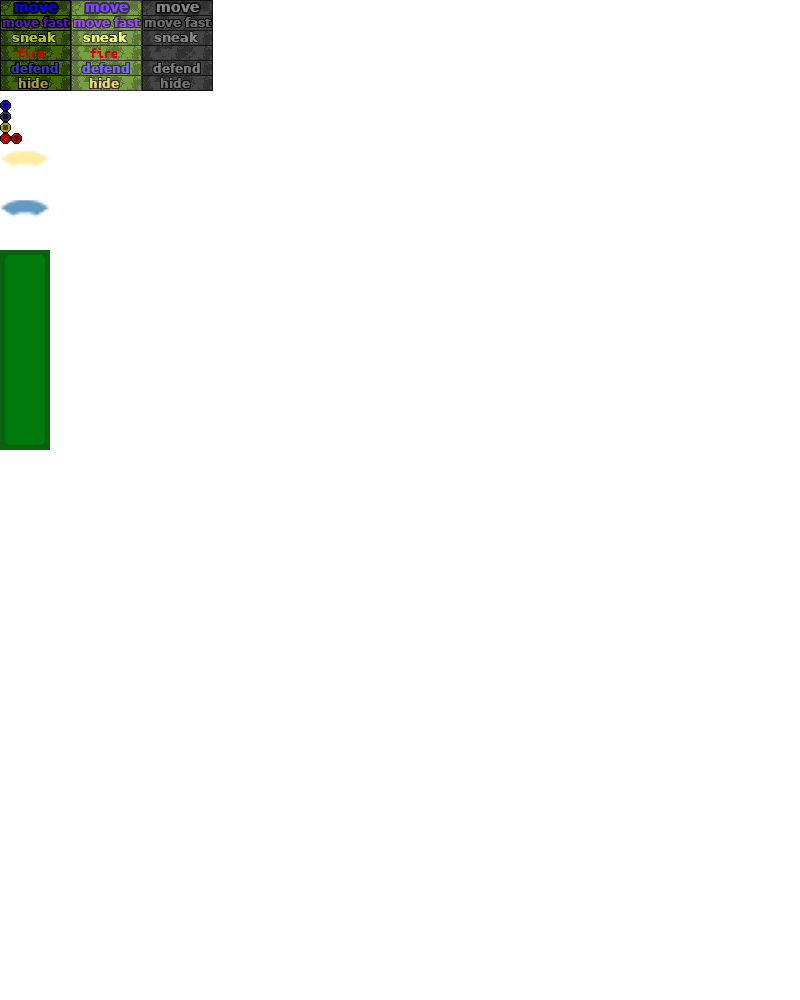
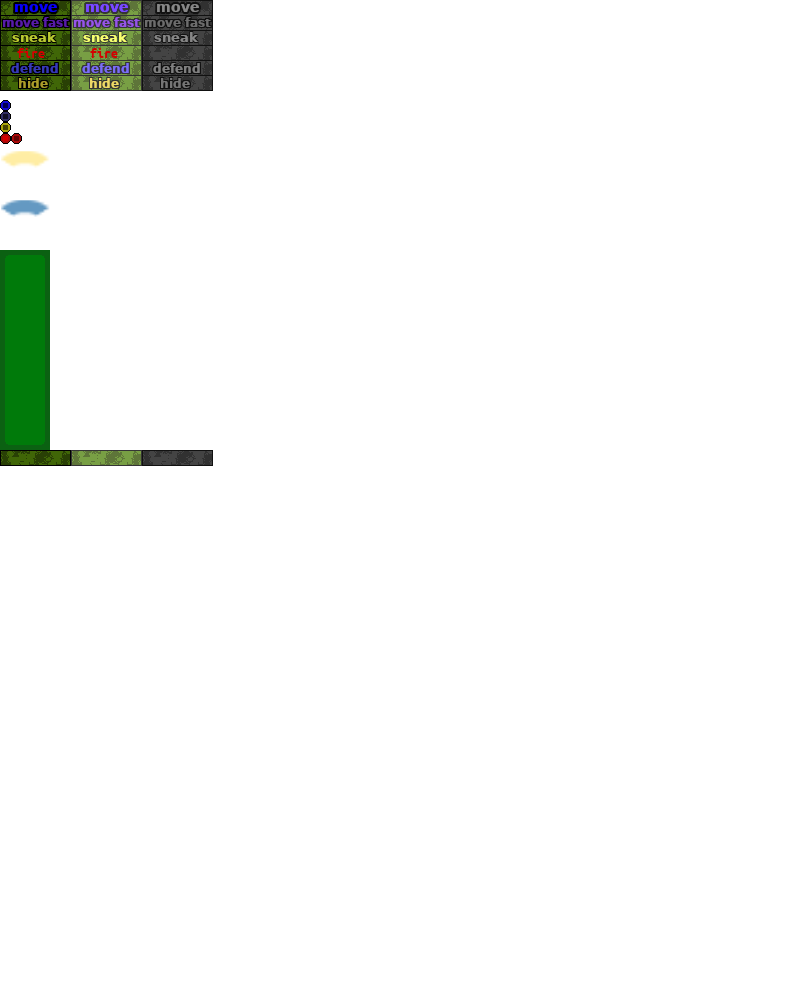
The second (800, 1000) image is a revision of the first. Changes to its layers:
added group "buttons" with 1 layers above "hud" over <box>0,450,213,466</box>
added layer "generic_button" in group "buttons" over <box>0,450,213,466</box>
